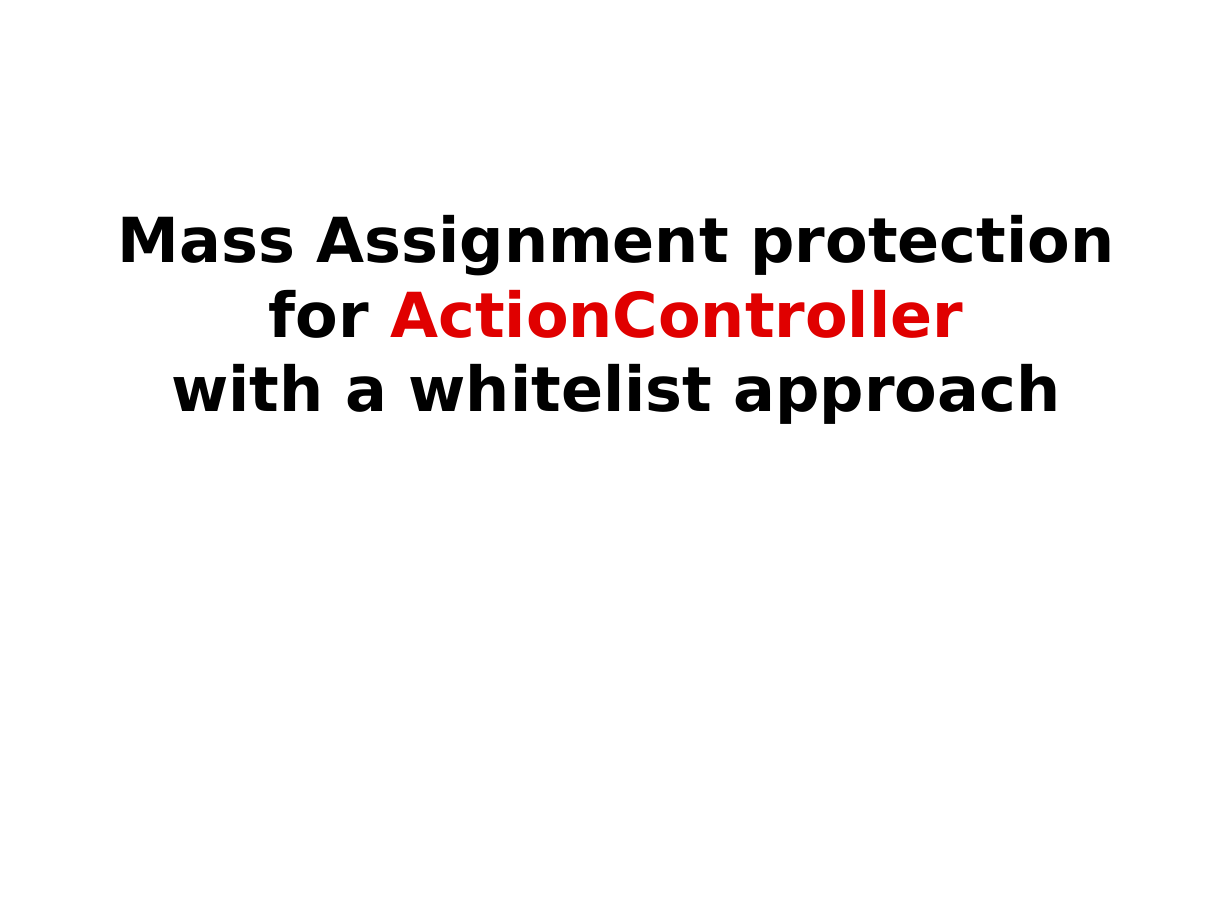
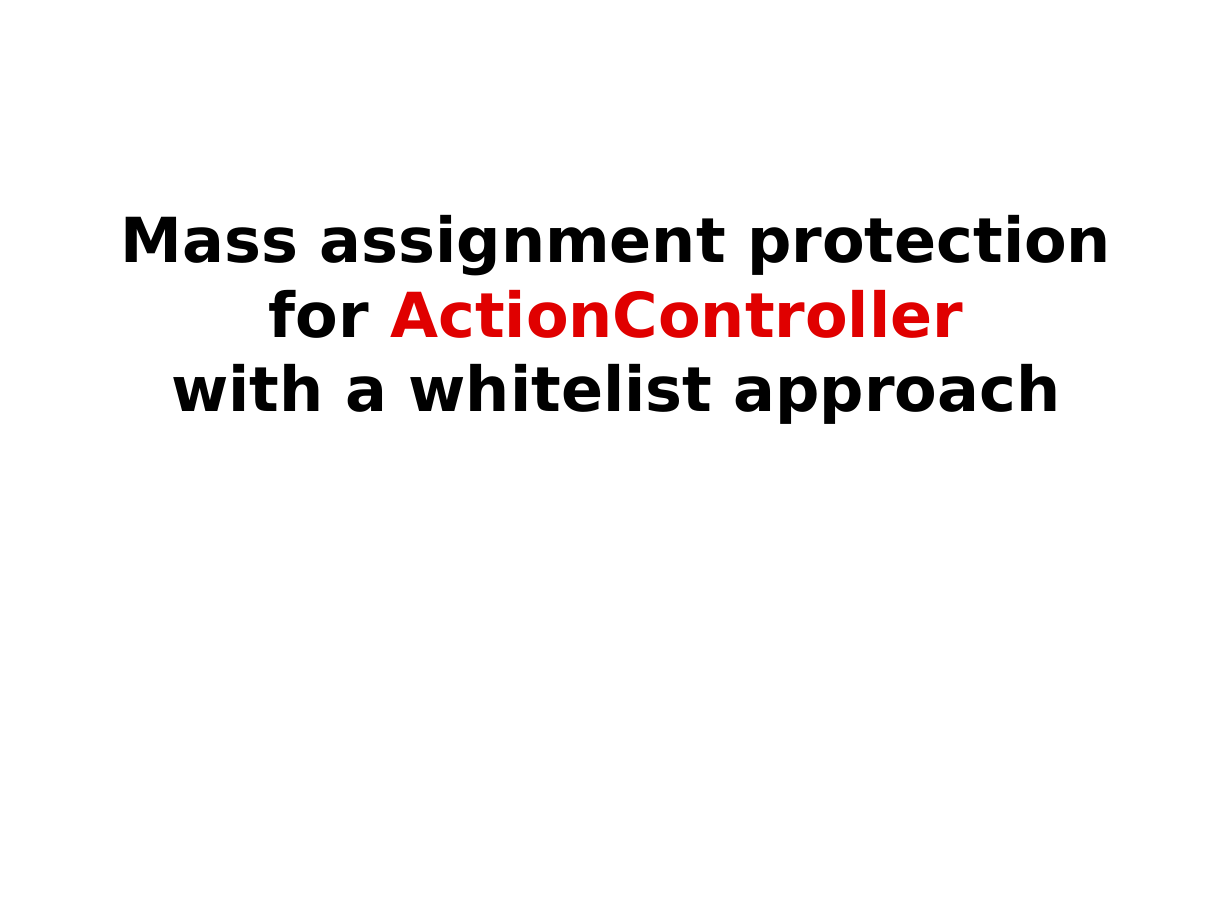
Before and after one commit to b4mboo/slides, a slide deck: slide 8 of rails/rails_4.odp. Drawn at 1232x924 pixels with LibreOffice and Linux fonts; fonts in the diff are those of the drawing; background and template pictures are left out. Boxes give left, top, right and bottom in pixels: in the first picture for what was removed or moved away, otherwise in the second. Text is boxed around its words. In the diff, an @@ line names an element or a change of style, - is before the commit and + after.

```diff
--- a/rails/rails_4.odp
+++ b/rails/rails_4.odp
@@ subtitle at [121,214,1111,275]: text changed @@
-Mass Assignment protection
+Mass assignment protection
```
Also in this commit, not shown: 1 other slide changed, 7 slides added.
